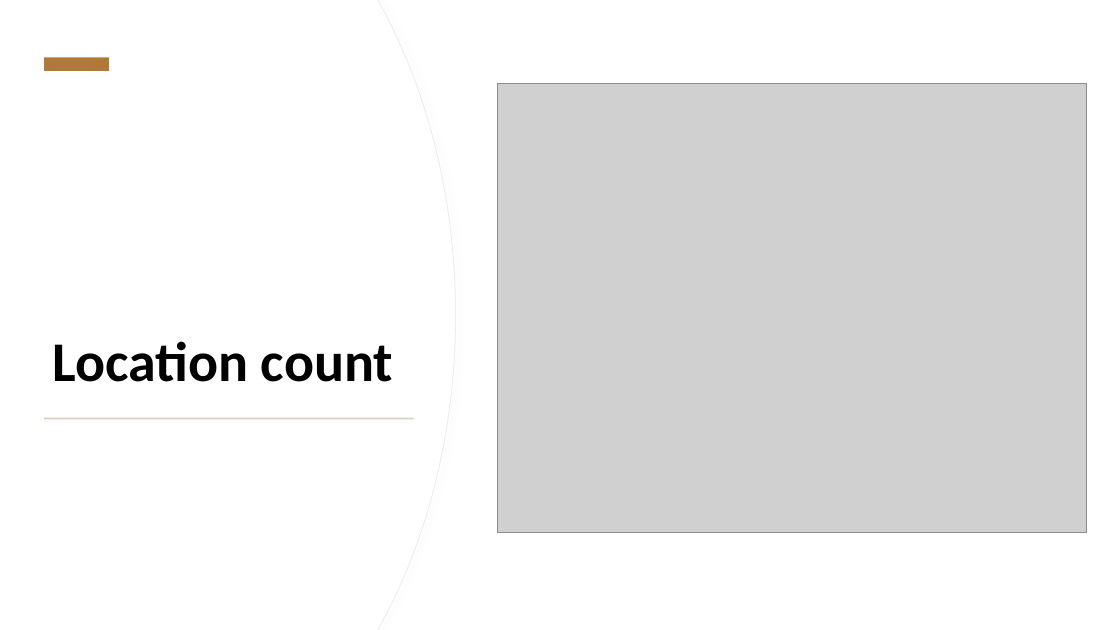
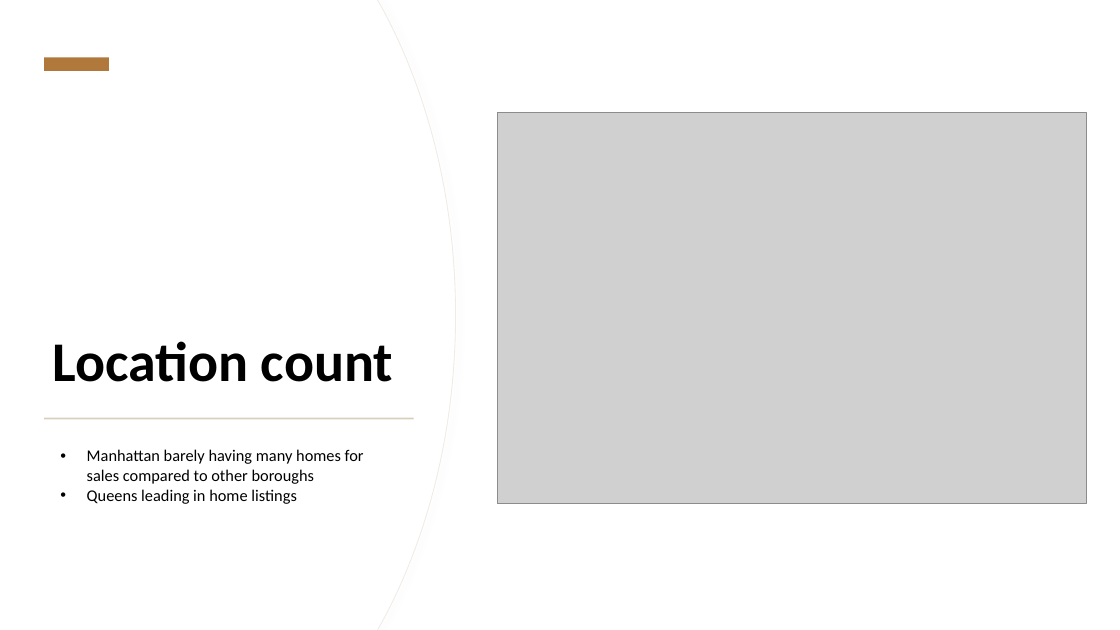
Before and after one commit to izinex/Springboard-Data-Science, a slide deck: slide 8 of Capstone 2/NYC_house_ppt.pptx (slide 6 before the commit). Drawn at 1120x630 pixels with LibreOffice and Linux fonts; fonts in the diff are those of the drawing; grey boxes stand for pictures. Boxes give left, top, right and bottom in pixels: in the first picture for what was removed or moved away, otherwise in the second. Text is boxed around its words. In the diff, an @@ line names an element or a change of style, - is before the commit and + after.

Commit message:
Uploaded new images of plots needed for presentation
Uploaded new images of plots needed for presentation.

Added and updated powerpoint presentation.

Fixed minor issues with notebook 5 research and analysis and updated dataframe for analysis

```diff
--- a/Capstone 2/NYC_house_ppt.pptx
+++ b/Capstone 2/NYC_house_ppt.pptx
@@ picture: place and size @@
-picture at bbox=[497, 84, 1086, 533]
+picture at bbox=[497, 113, 1086, 504]
@@ text added at bbox=[87, 449, 364, 504], 14 pt, text #000000 @@
+• Manhattan barely having many homes for sales compared to other boroughs
+• Queens leading in home listings
```
Also in this commit, not shown: 3 other slides changed, 2 slides added, 1 slide removed, 6 other files.
